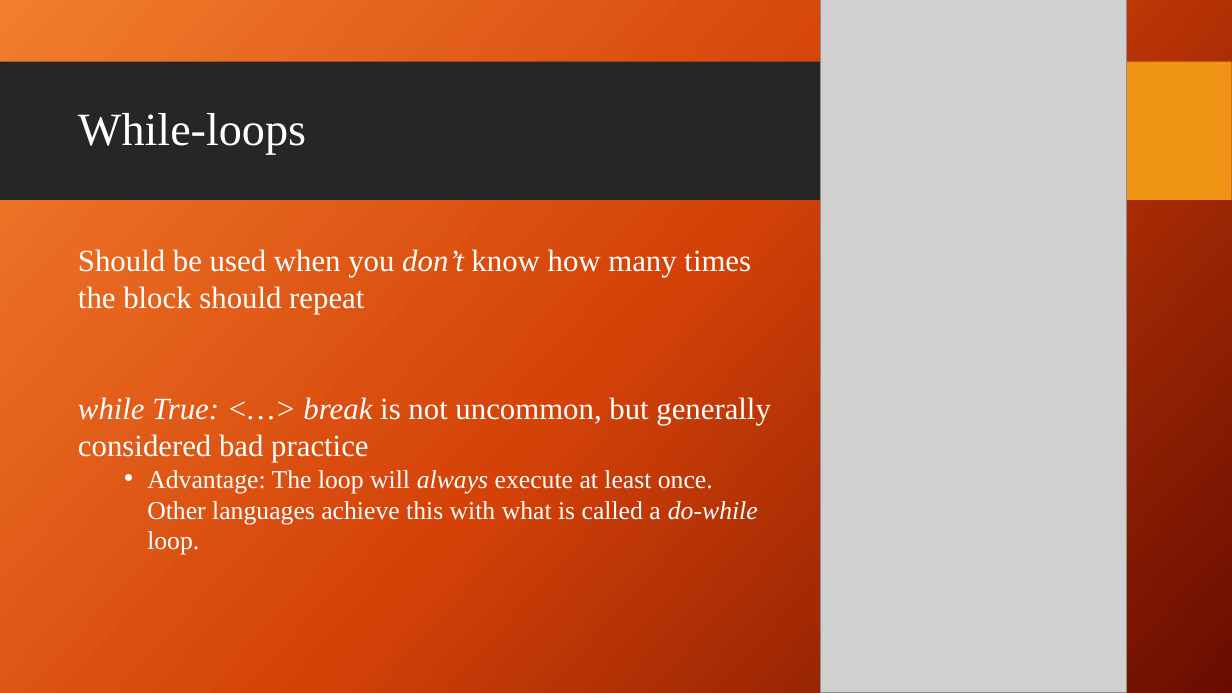
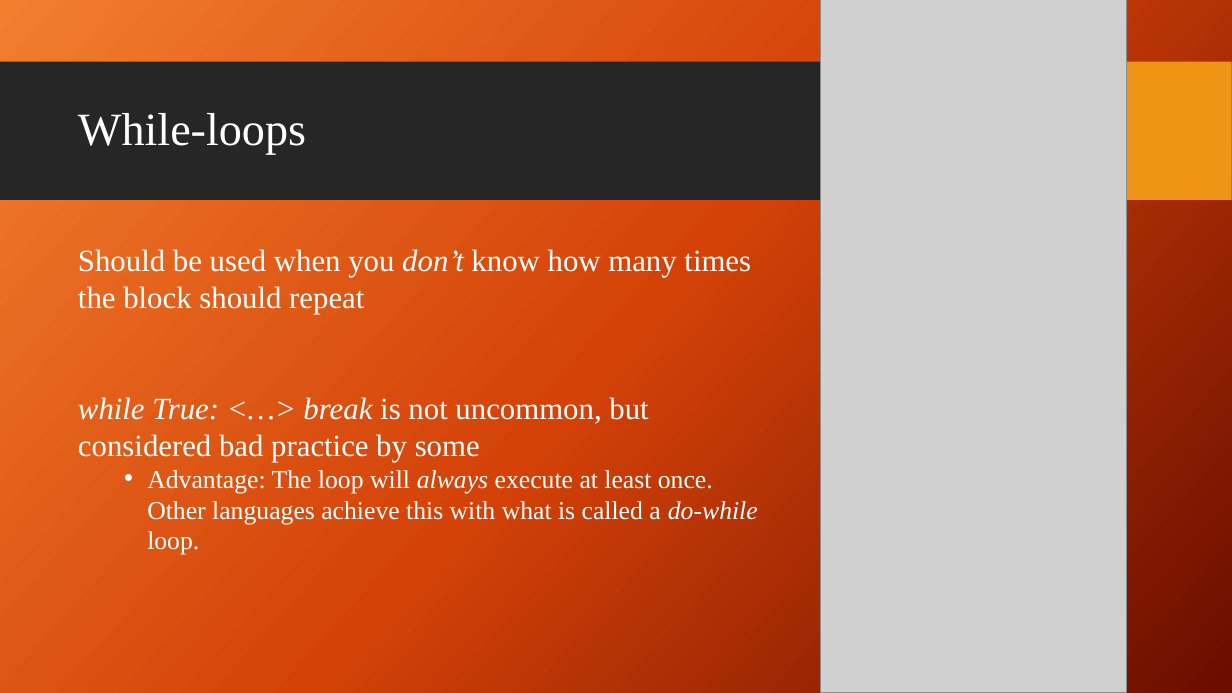
Before and after one commit to giganano/PythonBootcamp, a slide deck: slide 21 of slides/review.pptx (slide 22 before the commit). Drawn at 1232x693 pixels with LibreOffice and Linux fonts; fonts in the diff are those of the drawing; grey boxes stand for pictures; background and template pictures are left out. Boxes give left, top, right and bottom in pixels: in the first picture for what was removed or moved away, otherwise in the second. Text is boxed around its words. In the diff, an @@ line names an element or a change of style, - is before the commit and + after.

```diff
--- a/slides/review.pptx
+++ b/slides/review.pptx
@@ text at (78,397,648,462): text changed @@
-while True: <…> break is not uncommon, but generally considered bad practice
+while True: <…> break is not uncommon, but considered bad practice by some
```
Also in this commit, not shown: 2 other slides changed, 3 slides added.
